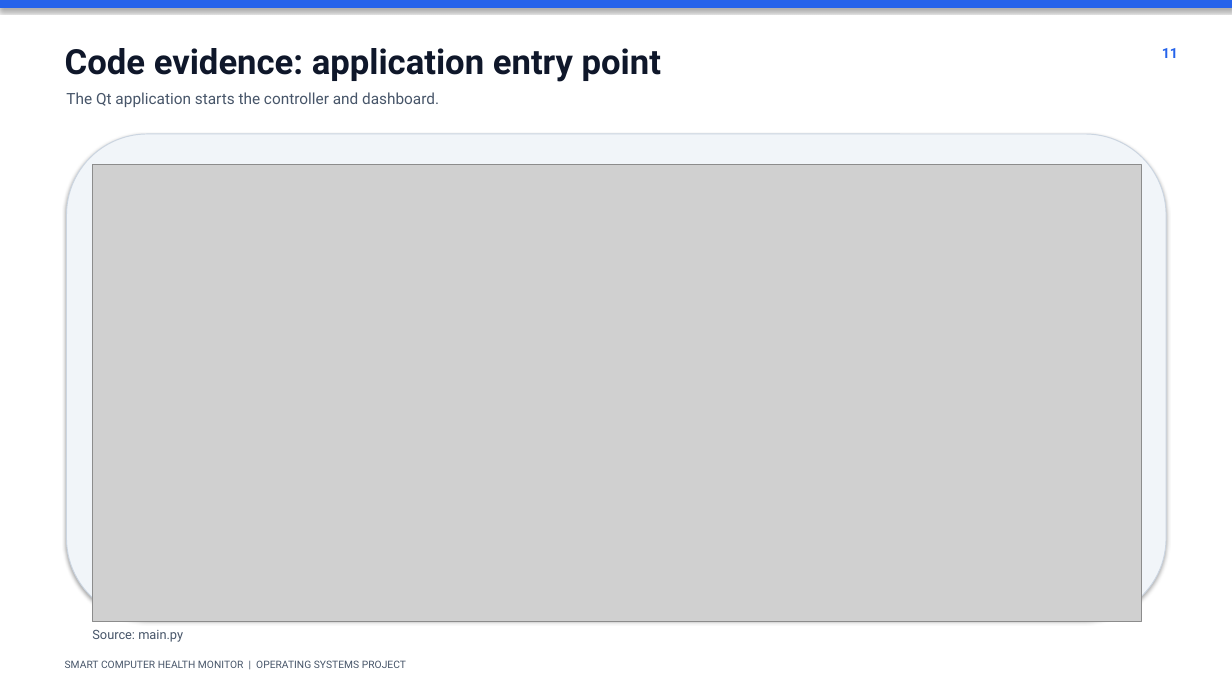
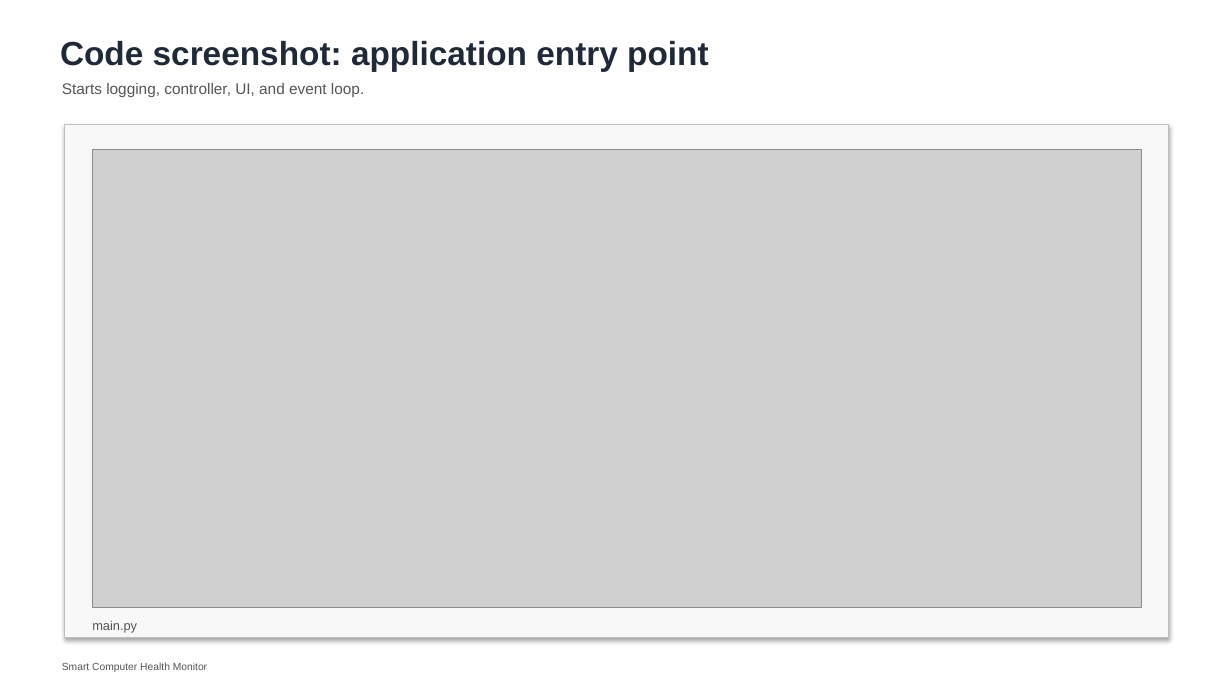
Before and after one commit to doomsday-the/Smart-Computer-Health-Monitor, a slide deck: slide 21 of Smart_Computer_Health_Monitor.pptx (slide 11 before the commit). Drawn at 1232x693 pixels with LibreOffice and Linux fonts; fonts in the diff are those of the drawing; grey boxes stand for pictures. Boxes give left, top, right and bottom in pixels: in the first picture for what was removed or moved away, otherwise in the second. Text is boxed around its words. In the diff, an @@ line names an element or a change of style, - is before the commit and + after.

Commit message:
docs: expand barebones project presentation
Add comprehensive technical sections and six code screenshot slides.

```diff
--- a/Smart_Computer_Health_Monitor.pptx
+++ b/Smart_Computer_Health_Monitor.pptx
@@ rectangle removed at <box>0,0,1232,7</box> @@
@@ text at <box>60,41,709,72</box>: text changed; size 27 to 26 pt; font Roboto to Arial; text colour #0F172A to #1F2937 @@
-Code evidence: application entry point
+Code screenshot: application entry point
@@ text removed at <box>1162,48,1178,58</box> @@
-11
@@ text at <box>62,83,364,97</box>: text changed; font Roboto to Arial; text colour #475569 to #555555 @@
-The Qt application starts the controller and dashboard.
+Starts logging, controller, UI, and event loop.
@@ rectangle added at <box>65,125,1169,638</box>, fill #F8F8F8, outline #BEBEBE 0.75 pt @@
@@ rounded rectangle removed at <box>67,134,1166,619</box> @@
@@ picture: place and size @@
-picture at <box>92,165,1141,622</box>
+picture at <box>92,150,1141,607</box>
@@ text at <box>92,620,137,632</box>: text changed; font Roboto to Arial; text colour #475569 to #555555 @@
-Source: main.py
+main.py
@@ text at <box>62,663,207,672</box>: text changed; font Roboto to Arial; text colour #475569 to #555555 @@
-SMART COMPUTER HEALTH MONITOR | OPERATING SYSTEMS PROJECT
+Smart Computer Health Monitor
```
Also in this commit, not shown: 3 other slides changed, 19 slides added, 8 slides removed, 6 other files.
